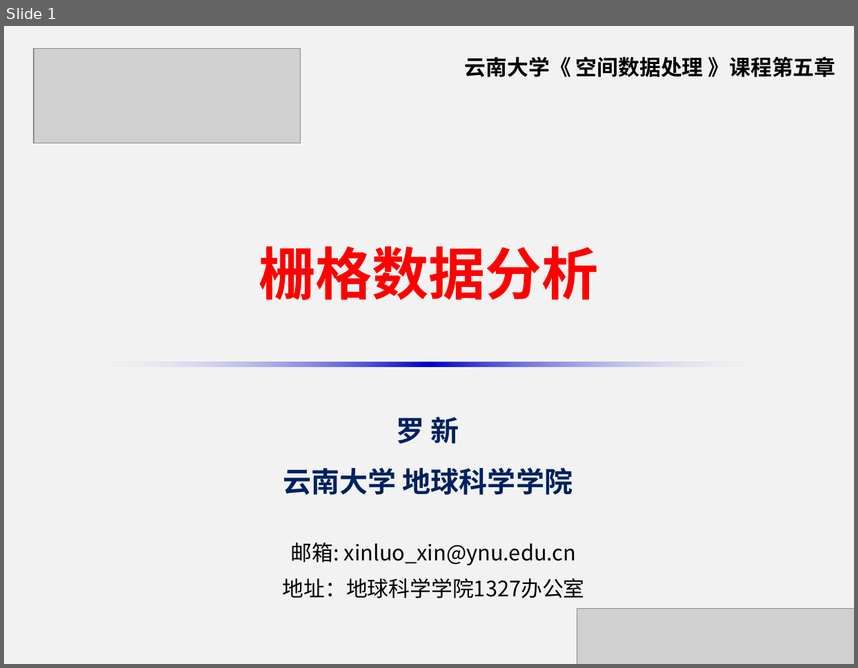
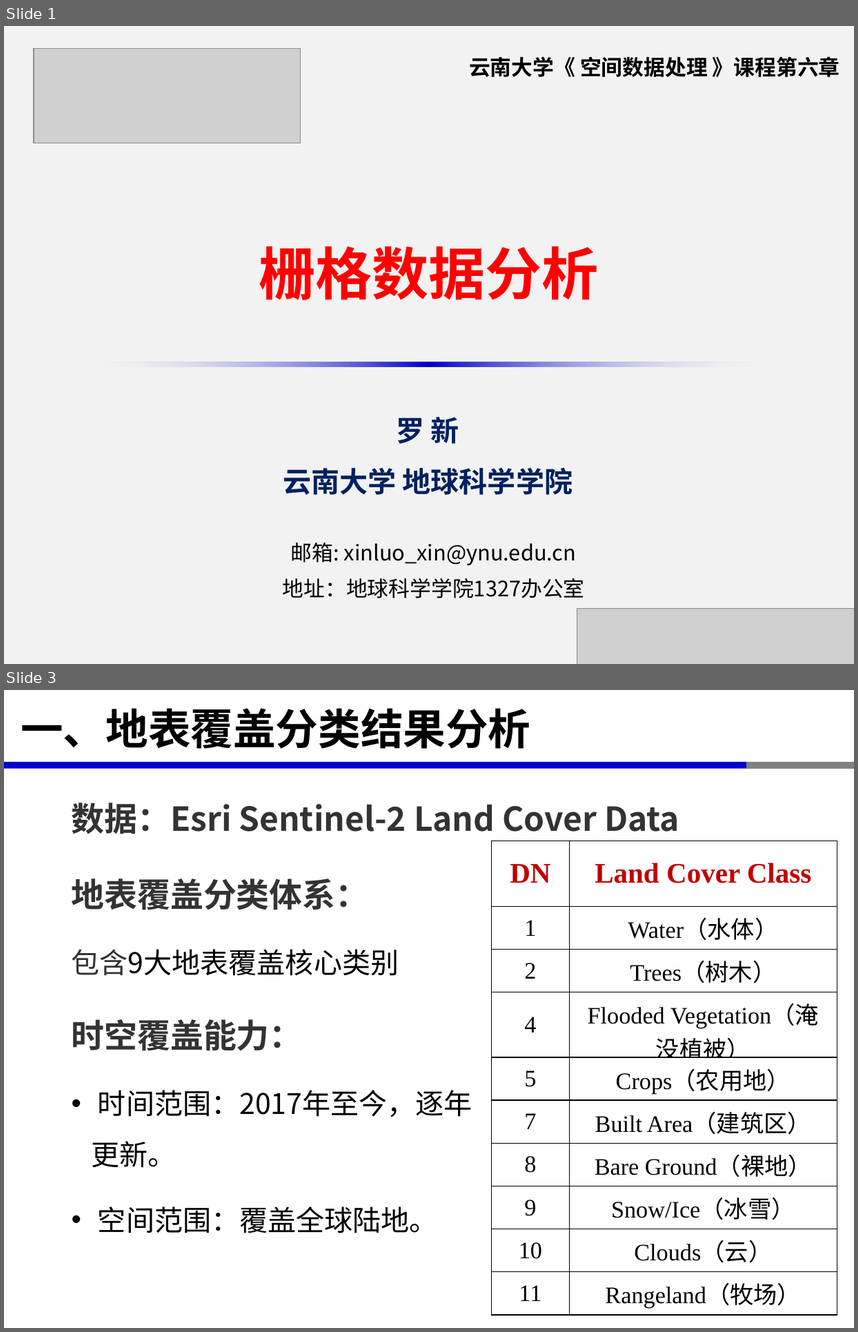
Before and after one commit to xinluo2018/spatial-data-processing, a slide deck: 第6章-栅格数据处理及分析/第3节-栅格数据分析.pptx. Shown one above the other, each under a label of ours: slide 1 before the commit, slides 1 and 3 after it; the slides between them are not shown. The pictures are 858x668 and 858x1332 pixels, drawn with LibreOffice and Linux fonts; fonts in the diff are those of the drawing; grey boxes stand for pictures. Boxes give left, top, right and bottom in pixels: in the first picture for what was removed or moved away, otherwise in the second. Text is boxed around its words. In the diff, an @@ line names an element or a change of style, - is before the commit and + after.

```diff
--- a/第6章-栅格数据处理及分析/第3节-栅格数据分析.pptx
+++ b/第6章-栅格数据处理及分析/第3节-栅格数据分析.pptx
@@ slide 3 added at (4, 690, 854, 1328), background #FFFFFF @@
@@ title added at (21, 708, 530, 749), 36 pt, text #000000, bold @@
+一、地表覆盖分类结果分析
@@ round same rect added at (5, 762, 850, 769), fill #0000CC @@
@@ round same rect added at (747, 761, 854, 768), fill #808080 @@
@@ text added at (72, 802, 680, 834), 28 pt, text #333333, bold @@
+数据：Esri Sentinel-2 Land Cover Data
@@ table added at (492, 840, 837, 1314), 10 rows, 2 columns @@
+DN | Land Cover Class
+1 | Water（水体）
+2 | Trees（树木）
+4 | Flooded Vegetation（淹没植被）
+5 | Crops（农用地）
+7 | Built Area（建筑区）
+8 | Bare Ground（裸地）
+9 | Snow/Ice（冰雪）
+10 | Clouds（云）
+11 | Rangeland（牧场）
@@ text added at (72, 878, 473, 1233), 24 pt, text #000000 @@
+地表覆盖分类体系：
+包含9大地表覆盖核心类别
+时空覆盖能力：
+• 时间范围：2017年至今，逐年更新。
+• 空间范围：覆盖全球陆地。
@@ freeform shape added at (4, 1284, 854, 1284), outline #FFFFFF 0.25 pt @@
@@ slide 1 changed as well @@
@@ text at (469, 56, 840, 77): text changed @@
-云南大学《 空间数据处理 》课程第五章
+云南大学《 空间数据处理 》课程第六章
```
Also in this commit, not shown: 3 other slides changed, 7 slides removed, 19 other files.
